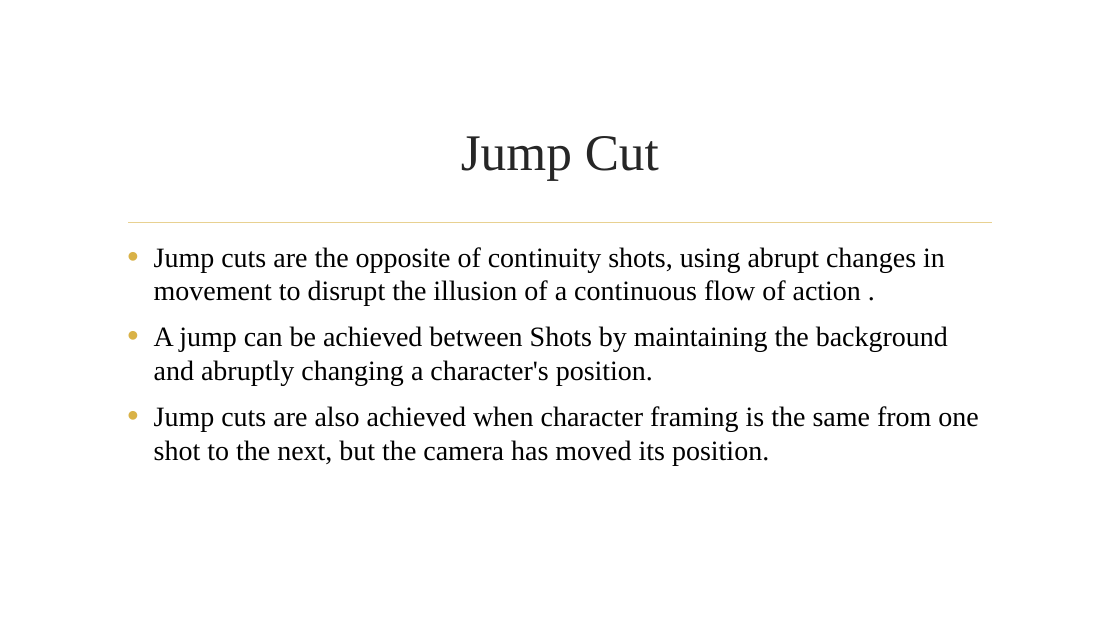
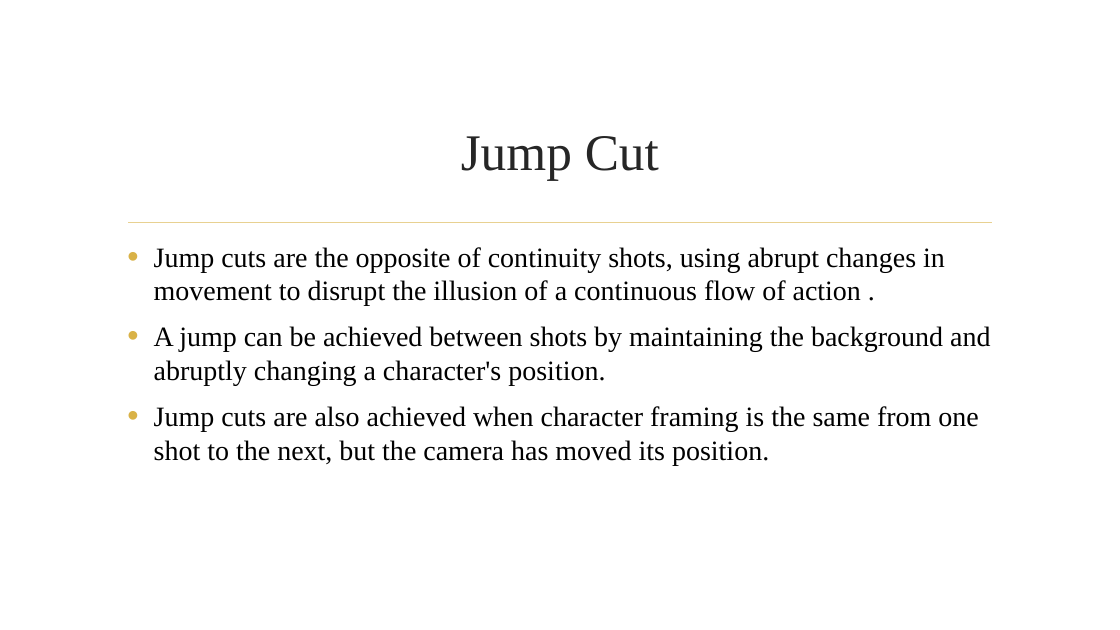
Before and after one commit to dcoes/Classes, a slide deck: slide 13 of Storyboarding/NewLectures/08b_Continuity_The_Cut.pptx. Drawn at 1120x630 pixels with LibreOffice and Linux fonts; fonts in the diff are those of the drawing; background and template pictures are left out. Boxes give left, top, right and bottom in pixels: in the first picture for what was removed or moved away, otherwise in the second. Text is boxed around its words. In the diff, an @@ line names an element or a change of style, - is before the commit and + after.

```diff
--- a/Storyboarding/NewLectures/08b_Continuity_The_Cut.pptx
+++ b/Storyboarding/NewLectures/08b_Continuity_The_Cut.pptx
@@ text at bbox=[154, 326, 990, 386]: text changed @@
-• A jump can be achieved between Shots by maintaining the background and abruptly changing a character's position.
+• A jump can be achieved between shots by maintaining the background and abruptly changing a character's position.
```
Also in this commit, not shown: 9 other slides changed, 21 other files.
